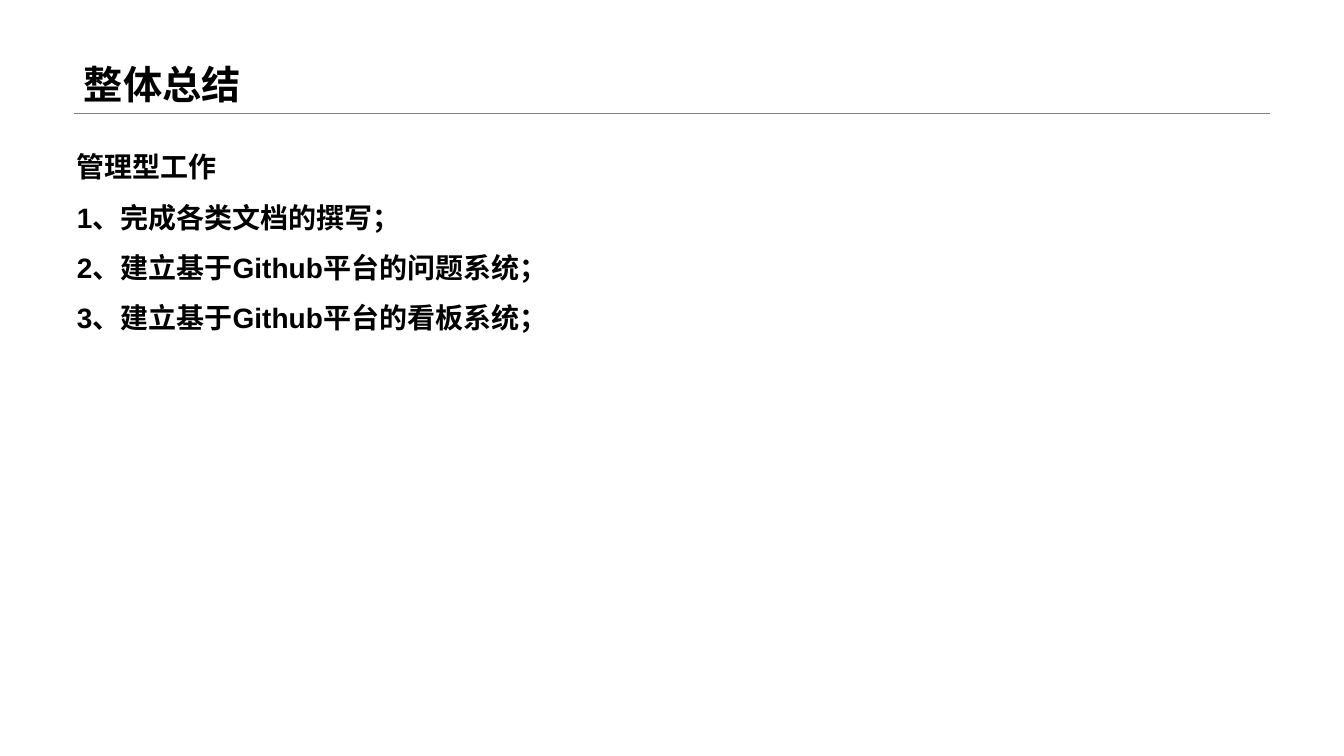
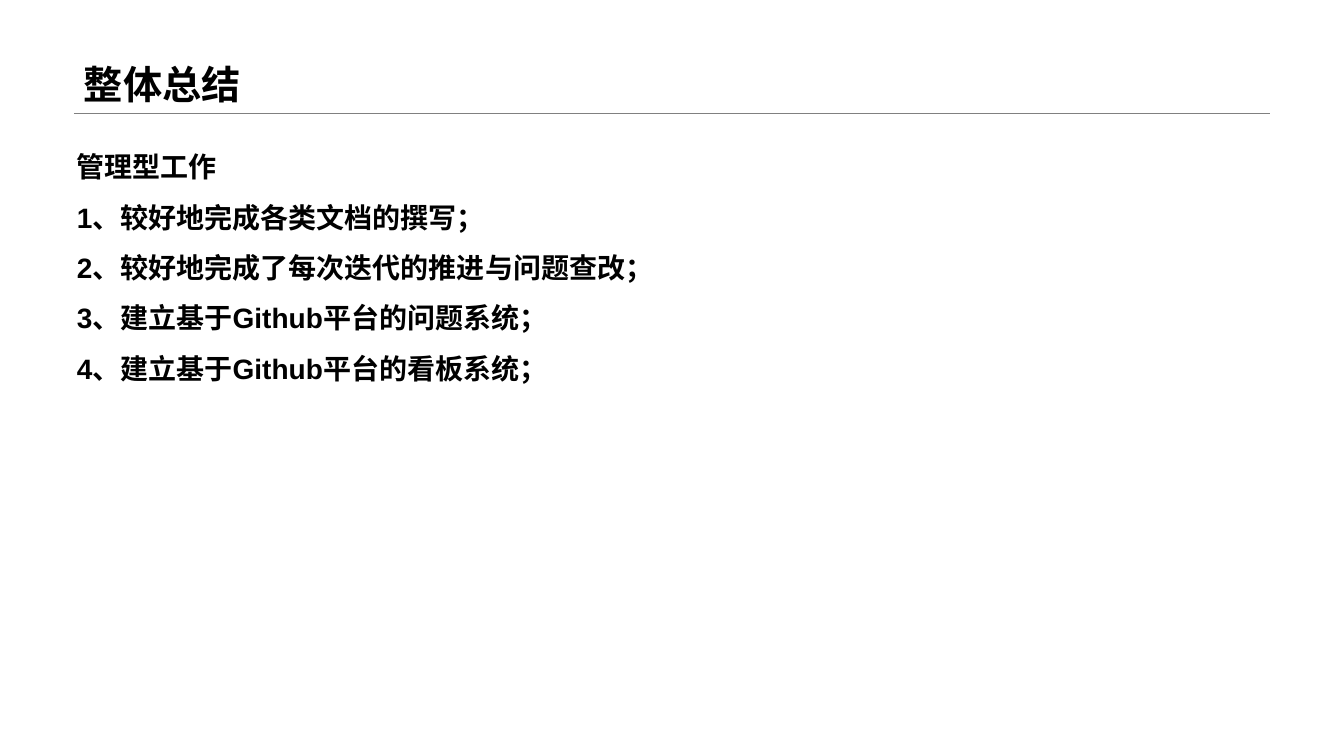
Before and after one commit to sebuaa2019/Team108, a slide deck: slide 5 of 申优答辩工作/申优答辩/Team108-申优答辩.pptx. Drawn at 1344x756 pixels with LibreOffice and Linux fonts; fonts in the diff are those of the drawing. Boxes give left, top, right and bottom in pixels: in the first picture for what was removed or moved away, otherwise in the second. Text is boxed around its words. In the diff, an @@ line names an element or a change of style, - is before the commit and + after.

```diff
--- a/申优答辩工作/申优答辩/Team108-申优答辩.pptx
+++ b/申优答辩工作/申优答辩/Team108-申优答辩.pptx
@@ text at (77,206,653,384): text changed @@
-1、完成各类文档的撰写；
-2、建立基于Github平台的问题系统；
-3、建立基于Github平台的看板系统；
+1、较好地完成各类文档的撰写；
+2、较好地完成了每次迭代的推进与问题查改；
+3、建立基于Github平台的问题系统；
+4、建立基于Github平台的看板系统；
```
Also in this commit, not shown: 1 other slide changed, 2 slides added, 33 slides removed.
